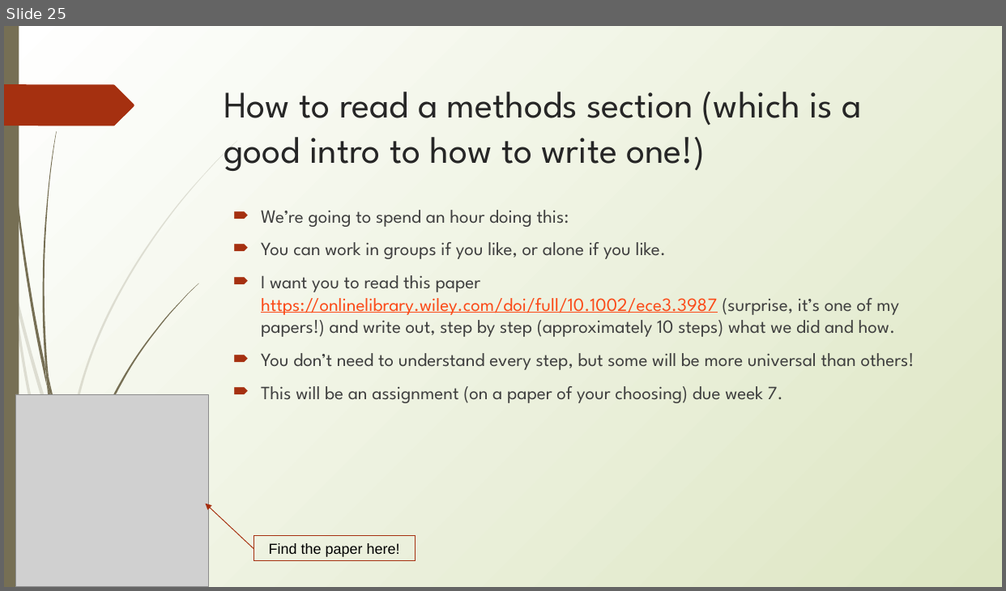
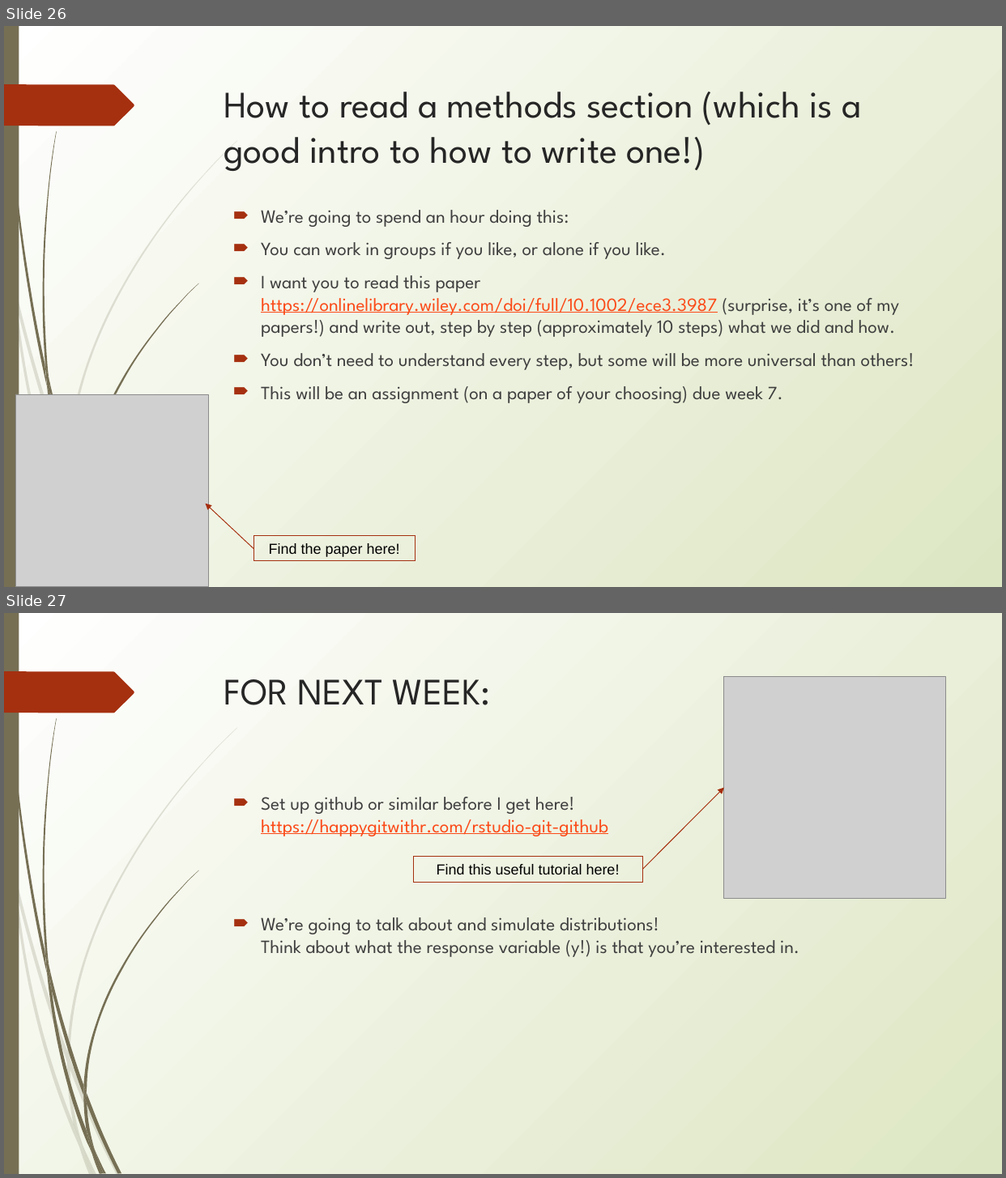
Before and after one commit to erynmcfarlane/GraduateStatsClass, a slide deck: Lecture1 _v2.pptx. Shown one above the other, each under a label of ours: slide 25 before the commit, slides 26 and 27 after it. The pictures are 1006x591 and 1006x1178 pixels, drawn with LibreOffice and Linux fonts; fonts in the diff are those of the drawing; grey boxes stand for pictures. Boxes give left, top, right and bottom in pixels: in the first picture for what was removed or moved away, otherwise in the second. Text is boxed around its words. In the diff, an @@ line names an element or a change of style, - is before the commit and + after.

Commit message:
lecture 1 done

```diff
--- a/Lecture1 _v2.pptx
+++ b/Lecture1 _v2.pptx
@@ slide 27 added at [4, 613, 1002, 1174], background gradient #FFFFFF to #DDE6C3; not listed: 20 template elements that a slide beside it also shows @@
@@ title added at [224, 679, 491, 705], 36 pt, text #262626 @@
+FOR NEXT WEEK:
@@ picture added at [724, 677, 946, 898] @@
@@ text added at [261, 797, 799, 957], 18 pt, text #3F3F3F @@
+🠶 Set up github or similar before I get here!
+  https://happygitwithr.com/rstudio-git-github
+🠶 We’re going to talk about and simulate distributions!
+  Think about what the response variable (y!) is that you’re interested in.
@@ arrow added from (642, 870) to (724, 787), #A52D0C 0.75 pt @@
@@ rectangle added at [414, 857, 642, 883], outline #A53010 0.75 pt, 14 pt, text #000000 @@
+Find this useful tutorial here!
@@ freeform shape added at [67, 1062, 83, 1145], fill #766F54 at 20% opacity @@
@@ freeform shape added at [67, 1052, 70, 1070], fill #766F54 at 20% opacity @@
@@ freeform shape added at [83, 1096, 95, 1152], fill #766F54 @@
@@ freeform shape added at [83, 1085, 87, 1104], fill #766F54 @@
@@ what was slide 25 is now slide 26 @@
```
Also in this commit, not shown: 1 slide changed, 2 other slides added, 1 slide removed.
